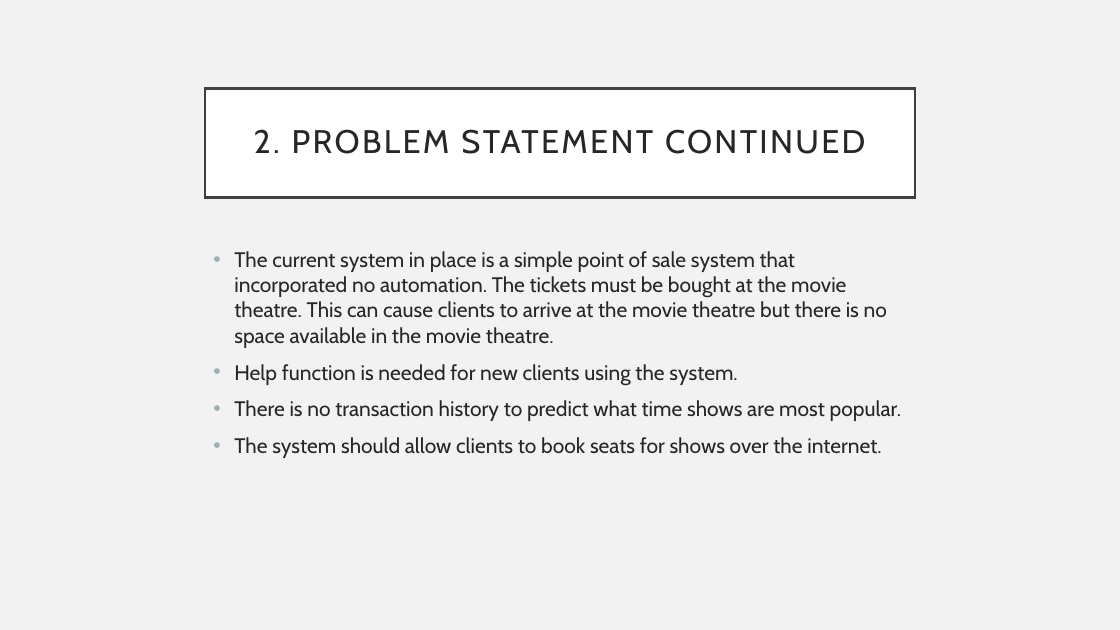
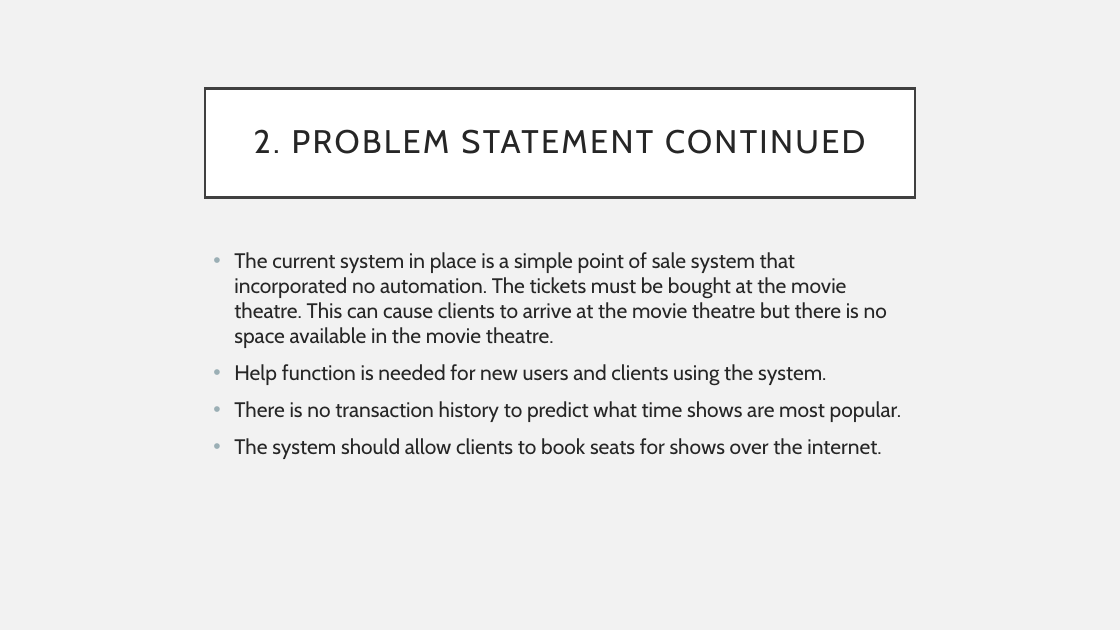
Before and after one commit to Jeaninjeanz/CMPG213, a slide deck: slide 5 of Powerpoint Version 2.pptx. Drawn at 1120x630 pixels with LibreOffice and Linux fonts; fonts in the diff are those of the drawing. Boxes give left, top, right and bottom in pixels: in the first picture for what was removed or moved away, otherwise in the second. Text is boxed around its words. In the diff, an @@ line names an element or a change of style, - is before the commit and + after.

Commit message:
Moderated files
Simply checked spelling (which was fine) and fixed a few small grammar errors. Also some layout issues with powerpoint, but nothing major

```diff
--- a/Powerpoint Version 2.pptx
+++ b/Powerpoint Version 2.pptx
@@ text at bbox=[234, 364, 826, 386]: text changed @@
-• Help function is needed for new clients using the system.
+• Help function is needed for new users and clients using the system.
```
Also in this commit, not shown: 8 other slides changed.
